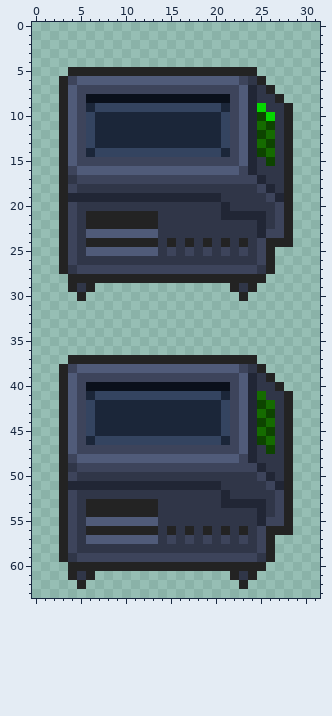
Pixel-art sprite: Resources/Textures/_RMC14/Structures/Machines/photocopier.rsi/bigscannerpro.png. The first picture shows the starting point.
The file is 32x64 pixels. Colours within 5 levels of each other are drawn and written as one.
The result:
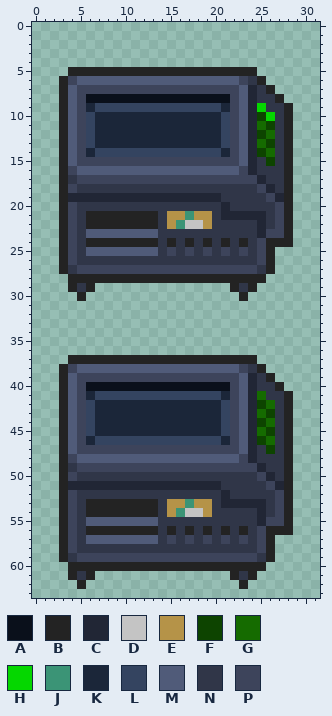
Palette (. is transparent): A #0a101b  B #232323  C #212635  D #c4c4c4  E #b59348  F #0d4400  G #156b00  H #05d700  J #3b9476  K #1b2639  L #344460  M #505b79  N #303648  P #3d445b
Change:
y 21: x 15..19 NNNNN -> EEJEE
y 22: x 15..19 NNNNN -> EJDDE
y 53: x 15..19 NNNNN -> EEJEE
y 54: x 15..19 NNNNN -> EJDDE
Boxes around the changes in both pictures, in picture pixels (x1, y1, x2, y2):
changed: (167, 211, 212, 229)
changed: (167, 499, 212, 517)
